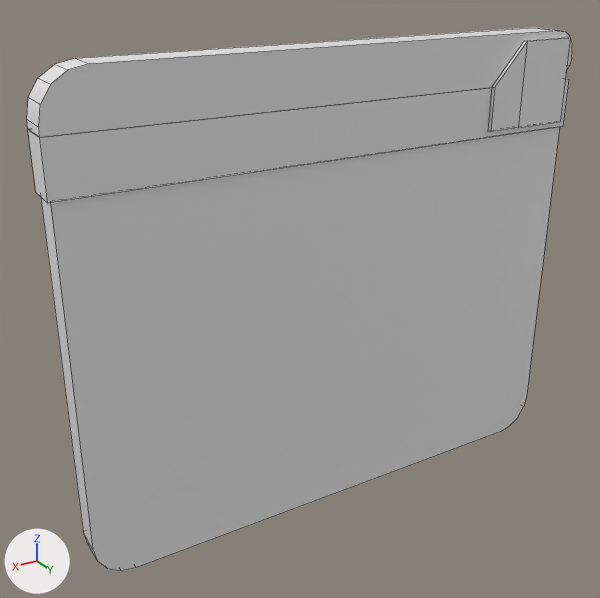
One commit to the FBX model Assets/Models/Joris/Filmklapper/FilmKlapper.fbx: the scene before it, then after it.
Camera for both pictures: a camera (50 mm lens) standing at (0.246, 0.368, 0.186) and looking at (0.019, -0.009, -0.002). Lighting does not change. The marker at lower left points along +X, +Y and +Z. Mesh edges are drawn as thin lines. Where no turn or scale is listed for an object, it has been applied to the vertices.
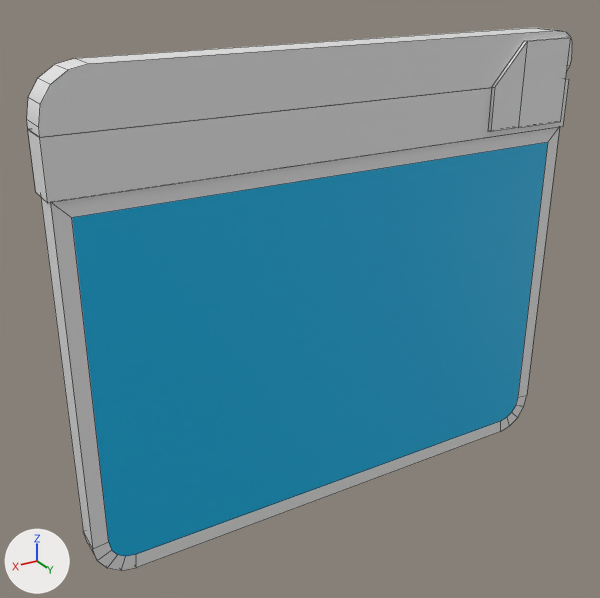
What differs and where, as boxes [x1, y1, x2, y2] in the pictures (600 x 598 px):
part 1 of me_cube_041, built on: [50, 127, 560, 571] in both

What changed in the scene script:
```text
Change me_cube_041:
    where me_cube_041.from_pydata(...)  # 100 vertices, 65 faces; spans x -0.159..0.159, y -0.013..0.013, z -0.132..0.139
    used by ob_cube; location = (0.0, 0.0, 0.0)
    verts and faces of me_cube_041; kept vertices keep their numbers, new ones are numbered from 100
    before: 0 (-0.158, 0.008, 0.081) at pixel (559, 126), 1 (0.158, 0.008, 0.081), 5 (-0.136, 0.008, -0.132) at pixel (500, 431), 6 (-0.158, 0.008, -0.11) at pixel (526, 395), 7 (-0.144, 0.008, -0.131) at pixel (509, 426)
    before: 8 (-0.151, 0.008, -0.126) at pixel (517, 417), 9 (-0.156, 0.008, -0.118) at pixel (523, 406), 12 (0.158, 0.008, -0.11) at pixel (92, 549), 13 (0.136, 0.008, -0.132) at pixel (136, 567), 14 (0.156, 0.008, -0.118) at pixel (97, 560)
    before: 15 (0.151, 0.008, -0.126) at pixel (107, 568), 16 (0.144, 0.008, -0.131) at pixel (121, 570)
    me_cube_041 part 1
    add delete_faces([(0, 1, 12, 14, 15, 16, 13, 5, 7, 8, 9, 6)])
    add verts[100] = (-0.135, 0.008, -0.123)  # pixel (500, 421)
    add verts[101] = (-0.145, 0.008, -0.119)  # pixel (511, 412)
    add verts[102] = (-0.141, 0.008, -0.122)  # pixel (506, 417)
    add verts[103] = (0.149, 0.008, -0.109)  # pixel (108, 542)
    add verts[104] = (0.148, 0.008, -0.115)  # pixel (111, 550)
    add verts[105] = (-0.149, 0.008, 0.073)  # pixel (547, 142)
    add verts[106] = (0.149, 0.008, 0.073)  # pixel (71, 217)
    add verts[107] = (-0.149, 0.008, -0.109)  # pixel (517, 397)
    add verts[108] = (-0.148, 0.008, -0.115)  # pixel (515, 405)
    add verts[109] = (0.135, 0.008, -0.123)  # pixel (136, 554)
    add verts[110] = (0.141, 0.008, -0.122)  # pixel (125, 556)
    add verts[111] = (0.145, 0.008, -0.119)  # pixel (117, 554)
    add faces += [(0, 1, 106, 105), (5, 7, 102, 100), (7, 8, 101, 102), (8, 9, 108, 101), (6, 107, 108, 9), (13, 109, 110, 16)]  # mat_klapper (white #e7e7e7)
    add faces += [(15, 16, 110, 111), (14, 15, 111, 104), (12, 14, 104, 103), (5, 100, 109, 13), (0, 105, 107, 6), (1, 12, 103, 106)]  # mat_klapper (white #e7e7e7)
    add faces += [(100, 102, 101, 108, 107, 105, 106, 103, 104, 111, 110, 109)]  # mat_video (cyan #00b4e7)
```
